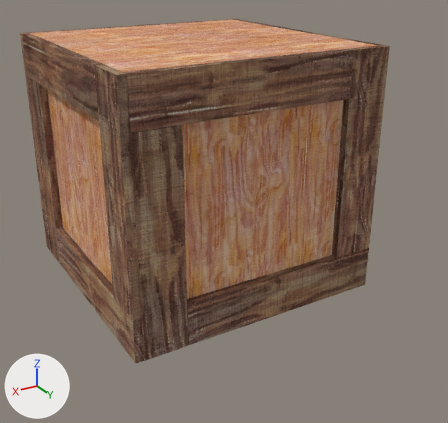
What one commit did to the Blender file Blender Models/Wooden Crate/TNT Crate.blend.
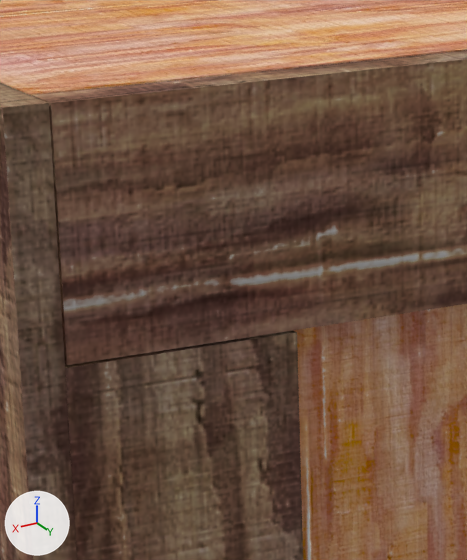
The first picture shows the older version from a camera (50 mm lens) standing at (2.37, 4.43, 2.68) and looking at (-0.08, 0.36, 0.64). The close-ups show both versions on the part from 26% to 49% of the width and 12% to 42% of the height of that picture; other places that the commit changed are outside them. Every picture has the same lights, and +X, +Y and +Z are marked at lower left.

In view in the first close-up: 'Board.003', 'Board.004', 'Board.006', 'Wooden Crate'.
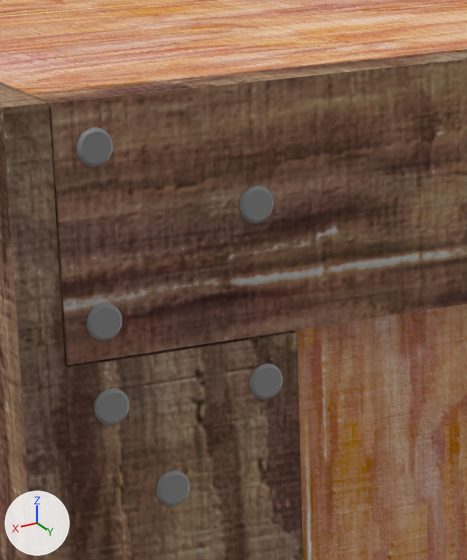
Boxes [x1, y1, x2, y2] around the edits, measured in the close-ups (467 x 560 px):
'Nail.017', added: after [76, 127, 113, 167]
'Nail.016', added: after [86, 303, 122, 341]
'Nail.019', added: after [94, 388, 129, 425]
'Nail.018', added: after [239, 185, 274, 223]
'Nail.021', added: after [156, 470, 190, 506]
'Nail.020', added: after [249, 363, 283, 400]

The change, as a diff of the scene's bpy script:
```diff
--- a/Blender Models/Wooden Crate/TNT Crate.blend.py
+++ b/Blender Models/Wooden Crate/TNT Crate.blend.py
@@ mat_nail_metal @@
+mat_nail_metal = bpy.data.materials.new('Nail Metal')
+# nodes: BsdfAnisotropic, BsdfDiffuse, LayerWeight, MixShader, OutputMaterial
+# colours: grey #838383
@@ me_circle_016 @@
+me_circle_016.from_pydata(...)  # 230 vertices, 256 faces, 2 loose edges; spans x -26.9..1.3, y -1.2..4.1, z -4.2..12.1
+me_circle_016.polygons.foreach_set('use_smooth', [True] * 256)
+me_circle_016.materials.append(mat_nail_metal)
@@ ob_nail_016 @@
+ob_nail_016 = bpy.data.objects.new('Nail.016', me_circle_016)
+ob_nail_016.location = (0.939, 1.038, 1.702)
+ob_nail_016.rotation_euler = (1.571, 3.142, 0.0)  # degrees (90, 180, 0)
+ob_nail_016.scale = (-0.0209, -0.0209, -0.0209)
+_m = ob_nail_016.modifiers.new('EdgeSplit', 'EDGE_SPLIT')
@@ ob_nail_017 @@
+ob_nail_017 = bpy.data.objects.new('Nail.017', me_circle_016.copy())
+ob_nail_017.location = (0.939, 1.038, 1.936)
+ob_nail_017.rotation_euler = (1.571, 3.142, 0.0)  # degrees (90, 180, 0)
+ob_nail_017.scale = (-0.0209, -0.0209, -0.0209)
+_m = ob_nail_017.modifiers.new('EdgeSplit', 'EDGE_SPLIT')
@@ ob_nail_018 @@
+ob_nail_018 = bpy.data.objects.new('Nail.018', me_circle_016.copy())
+ob_nail_018.location = (0.707, 1.038, 1.834)
+ob_nail_018.rotation_euler = (1.571, 3.142, 0.0)  # degrees (90, 180, 0)
+ob_nail_018.scale = (-0.0209, -0.0209, -0.0209)
+_m = ob_nail_018.modifiers.new('EdgeSplit', 'EDGE_SPLIT')
@@ ob_nail_019 @@
+ob_nail_019 = bpy.data.objects.new('Nail.019', me_circle_016.copy())
+ob_nail_019.location = (0.938, 1.038, 1.585)
+ob_nail_019.rotation_euler = (1.571, 4.712, 0.0)  # degrees (90, 270, 0)
+ob_nail_019.scale = (-0.0209, -0.0209, -0.0209)
+_m = ob_nail_019.modifiers.new('EdgeSplit', 'EDGE_SPLIT')
@@ ob_nail_020 @@
+ob_nail_020 = bpy.data.objects.new('Nail.020', me_circle_016.copy())
+ob_nail_020.location = (0.704, 1.038, 1.585)
+ob_nail_020.rotation_euler = (1.571, 4.712, 0.0)  # degrees (90, 270, 0)
+ob_nail_020.scale = (-0.0209, -0.0209, -0.0209)
+_m = ob_nail_020.modifiers.new('EdgeSplit', 'EDGE_SPLIT')
@@ ob_nail_021 @@
+ob_nail_021 = bpy.data.objects.new('Nail.021', me_circle_016.copy())
+ob_nail_021.location = (0.853, 1.038, 1.454)
+ob_nail_021.rotation_euler = (1.571, 4.712, 0.0)  # degrees (90, 270, 0)
+ob_nail_021.scale = (-0.0209, -0.0209, -0.0209)
+_m = ob_nail_021.modifiers.new('EdgeSplit', 'EDGE_SPLIT')
```
